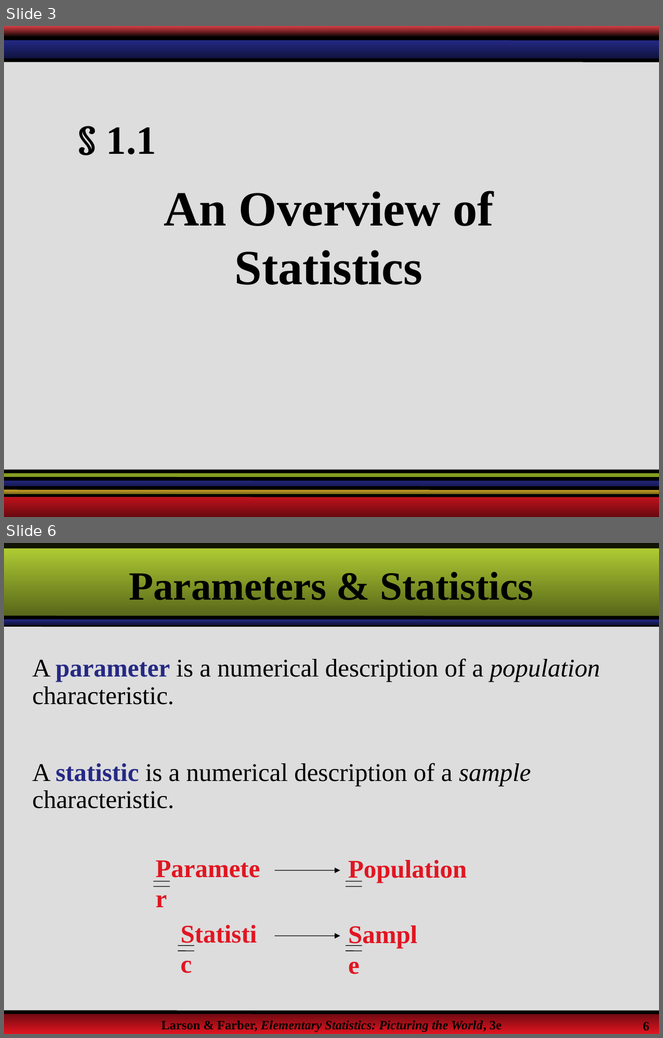
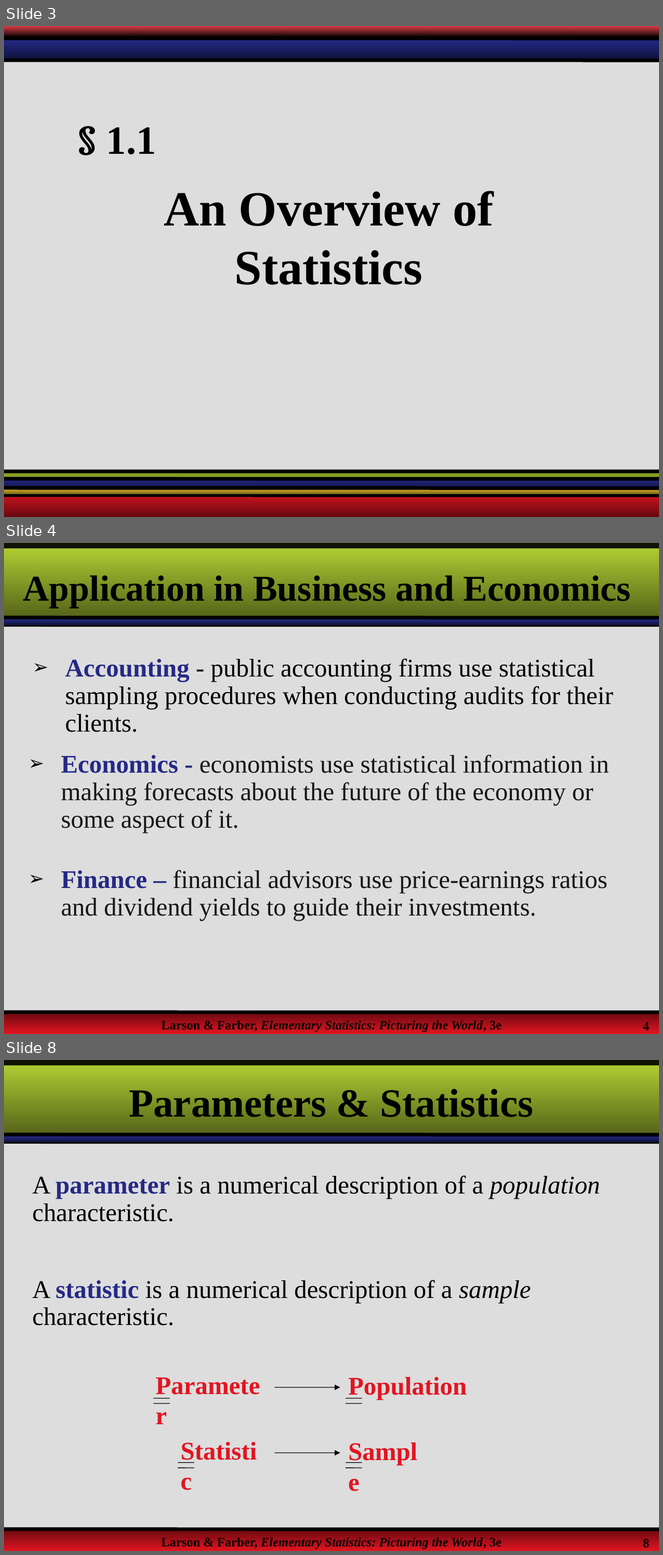
Before and after one commit to MMabaso/Quantitative-Techniques-Lecture, a slide deck: QTS105D/Lecture1.pptx. Shown one above the other, each under a label of ours: slides 3 and 6 before the commit, slides 3, 4 and 8 after it; the slides between them are not shown. The pictures are 663x1038 and 663x1555 pixels, drawn with LibreOffice and Linux fonts; fonts in the diff are those of the drawing; background and template pictures are left out. Boxes give left, top, right and bottom in pixels: in the first picture for what was removed or moved away, otherwise in the second. Text is boxed around its words. In the diff, an @@ line names an element or a change of style, - is before the commit and + after.

```diff
--- a/QTS105D/Lecture1.pptx
+++ b/QTS105D/Lecture1.pptx
@@ slide 4 added at (4, 543, 659, 1034), background picture (left out); not listed: 9 template elements that a slide beside it also shows @@
@@ title added at (23, 572, 631, 607), 40 pt, text #000000, bold @@
+Application in Business and Economics
@@ text added at (65, 658, 613, 732), 28 pt, text #000000 @@
+➢ Accounting - public accounting firms use statistical sampling procedures when conducting audits for their clients.
@@ text added at (61, 755, 609, 833), 28 pt, text #161616 @@
+➢ Economics - economists use statistical information in making forecasts about the future of the economy or some aspect of it.
@@ text added at (61, 870, 608, 921), 28 pt, text #161616 @@
+➢ Finance – financial advisors use price-earnings ratios and dividend yields to guide their investments.
@@ what was slide 6 is now slide 8 @@
@@ page number at (643, 1539, 649, 1550): text changed @@
-6
+8
```
Also in this commit, not shown: 10 slides changed, 8 other slides added, 2 slides removed.
